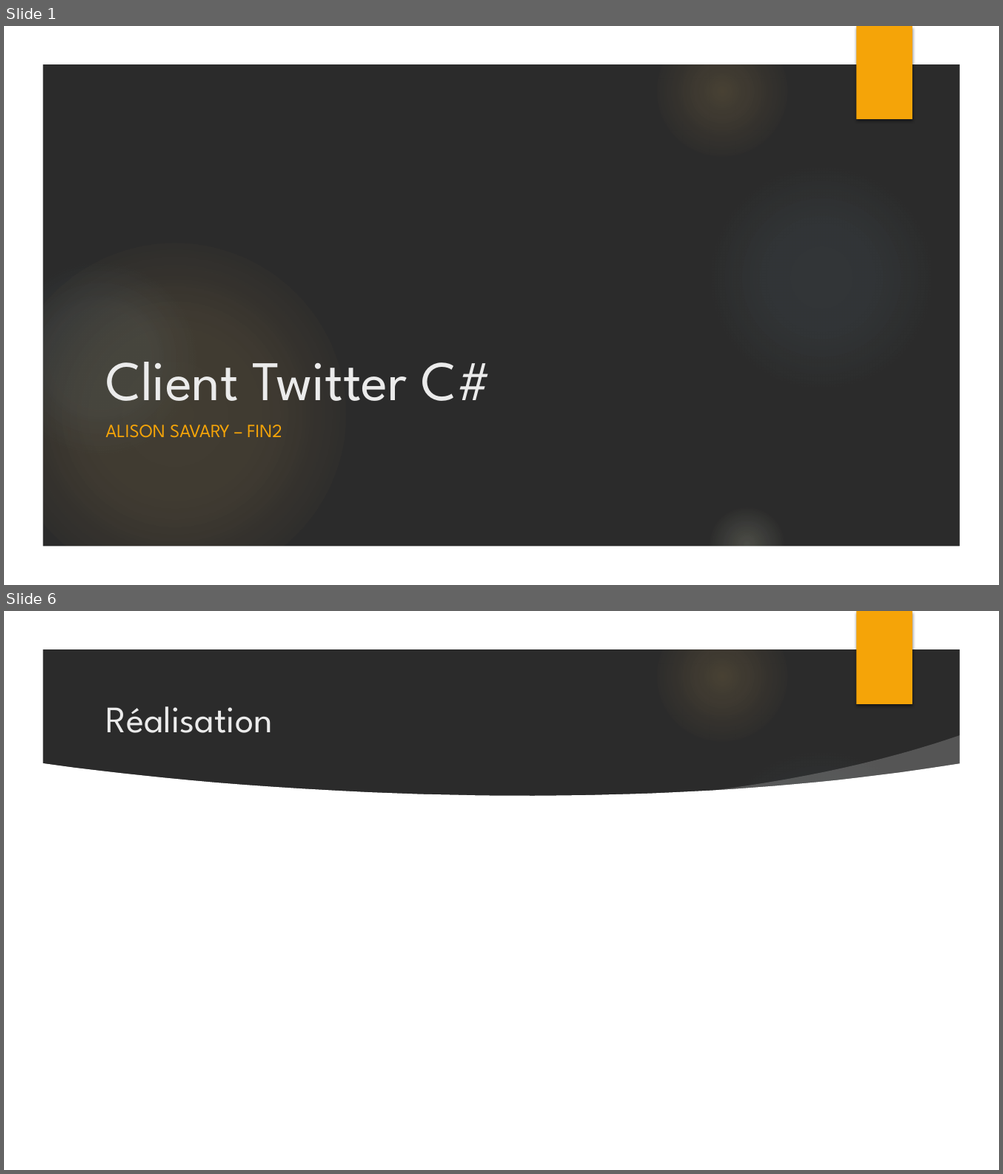
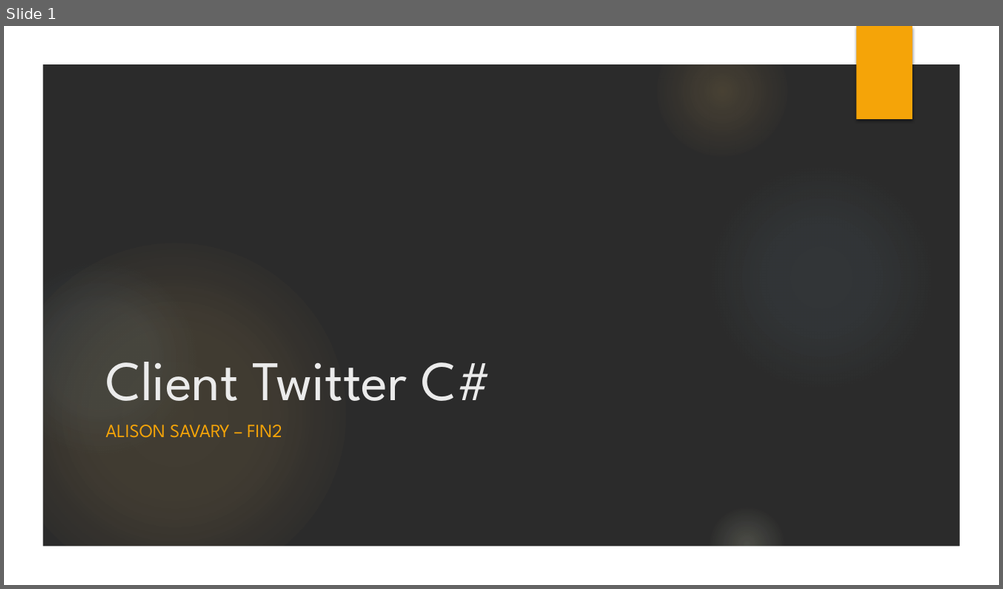
Before and after one commit to savaryal/P_Appro2, a slide deck: Docs/P-P_Appro2-savaryal-ClientTwitter.pptx. Shown one above the other, each under a label of ours: slides 1 and 6 before the commit, slide 1 after it; the slides between them are not shown. The pictures are 1003x1174 and 1003x589 pixels, drawn with LibreOffice and Linux fonts; fonts in the diff are those of the drawing; background and template pictures are left out; a plain dark background stands for a picture behind light text. Boxes give left, top, right and bottom in pixels: in the first picture for what was removed or moved away, otherwise in the second. Text is boxed around its words. In the diff, an @@ line names an element or a change of style, - is before the commit and + after.

```diff
--- a/Docs/P-P_Appro2-savaryal-ClientTwitter.pptx
+++ b/Docs/P-P_Appro2-savaryal-ClientTwitter.pptx
@@ slide 6 removed at (4, 611, 999, 1170), background picture (left out); not listed: 8 template elements that a slide beside it also shows @@
@@ title removed at (105, 706, 272, 733) @@
-Réalisation
@@ freeform shape removed at (696, 735, 967, 817) @@
@@ freeform shape removed at (41, 763, 962, 1133) @@
```
Also in this commit, not shown: 4 slides changed, 3 slides added, 2 other slides removed, 2 other files.
